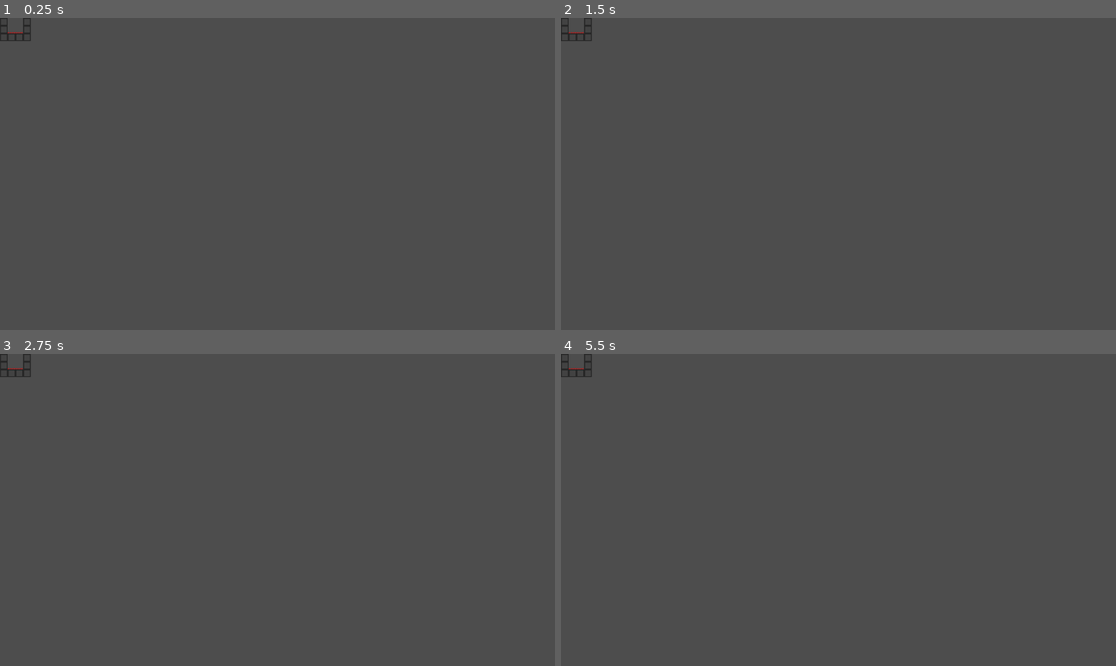
Above: before the commit, frames 1-4 (two rows, left to right).
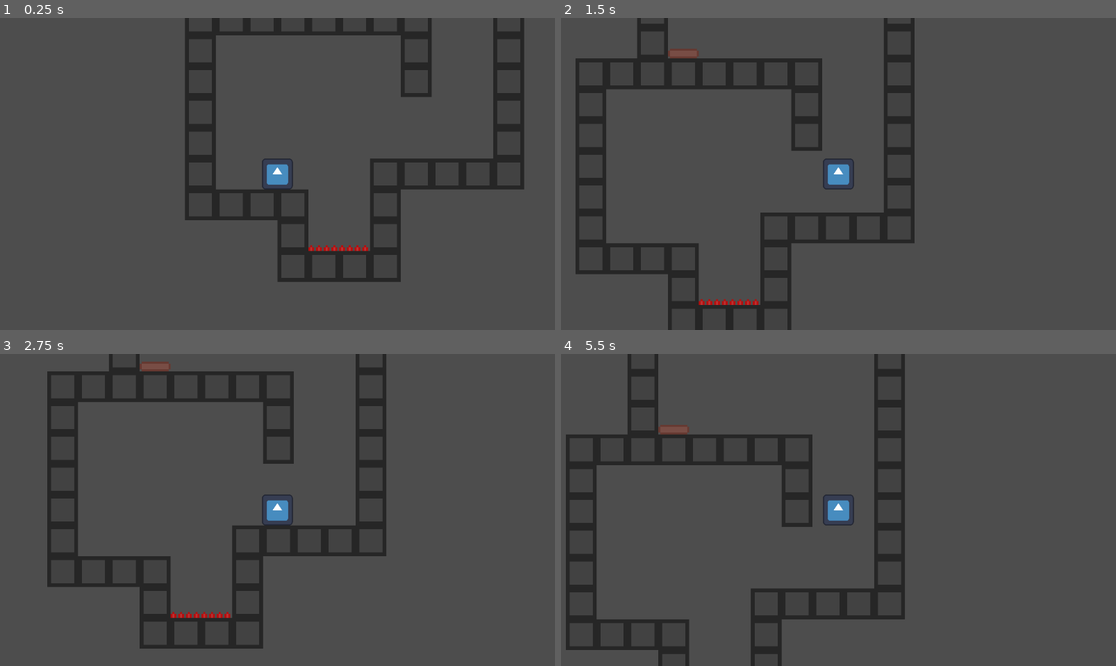
Above: after the commit, the same moments.

Repository: wespd/gmtkgamejam
Game: Godot game, scene res://scenes/game.tscn
Two runs of this game, one before a commit and one after it. Both use one fixed random seed, a clock stepped at 60 frames per second and the inputs below. The engine's default icon, where the game draws it, is replaced by a stand-in: a white triangle on a blue panel in a dark square.
Inputs:
- Up to frame 1 (0.25 s): no input
- Up to frame 2 (1.5 s): tap Enter at 0.5 s; hold D (move_right) from 0.53 s (still down); tap Space (jump) at 0.6, 0.77, 1.07, 1.35 s
- Up to frame 3 (2.75 s): tap Space (jump) at 1.52, 1.82, 2.1 s; release D (move_right) at 2.03 s; hold A (move_left) from 2.03 s (still down)
- Up to frame 4 (5.5 s): release A (move_left) at 2.78 s; hold D (move_right) 2.78-4.28 s; tap Space (jump) at 2.85, 3.02, 3.32, 3.6, 3.77, 4.07, 4.35, 4.52, 4.82, 5.1 s; hold A (move_left) 4.28-5.03 s; hold D (move_right) from 5.03 s (still down)

The runs differ from the first frame. In frame 1, 8.5% of the frame differs, in the area x 0-95%, y 0-85%; in frame 2, 9.6%, in the area x 0-64%, y 0-100%; in frame 3, 9.6%; in frame 4, 9.2%.

Commit message:
Add event bus and player respawn logic
Introduces an EventBus autoload with a player_death signal and connects it to respawn logic in the new game.gd script. Updates game and player scenes to support respawn and wall jump mechanics, adds hurtbox and cooldown timer to player, and refactors player.gd to implement wall jump, friction, and improved movement calculations.

Diff:
--- a/gmtk-2025/project.godot
+++ b/gmtk-2025/project.godot
@@ -14,6 +14,10 @@
 run/main_scene="uid://bscflq5uiabvg"
 config/features=PackedStringArray("4.4", "Forward Plus")
 config/icon="res://icon.svg"
+
+[autoload]
+
+EventBus="*res://scripts/event_bus.gd"
 
 [input]
 
--- a/gmtk-2025/scenes/game.tscn
+++ b/gmtk-2025/scenes/game.tscn
@@ -1,5 +1,6 @@
-[gd_scene load_steps=5 format=4 uid="uid://bscflq5uiabvg"]
+[gd_scene load_steps=6 format=4 uid="uid://bscflq5uiabvg"]
 
+[ext_resource type="Script" uid="uid://1frpvv11paxd" path="res://scripts/game.gd" id="1_lnu2h"]
 [ext_resource type="Texture2D" uid="uid://cmhkvdptthx0f" path="res://Sprites/Test_tilemap.png" id="1_lsern"]
 [ext_resource type="PackedScene" uid="uid://dblfe5fohidmp" path="res://scenes/player.tscn" id="2_yqjtg"]
 
@@ -21,10 +22,14 @@
 
 [sub_resource type="TileSet" id="TileSet_we5ph"]
 physics_layer_0/collision_layer = 1
-physics_layer_1/collision_layer = 1
+physics_layer_1/collision_layer = 2
+physics_layer_1/collision_mask = 2
 sources/0 = SubResource("TileSetAtlasSource_33adx")
 
-[node name="game" type="Node2D"]
+[node name="game" type="Node2D" node_paths=PackedStringArray("player_respawn_location", "player")]
+script = ExtResource("1_lnu2h")
+player_respawn_location = NodePath("Node2D")
+player = NodePath("player")
 
 [node name="TileMapLayer" type="TileMapLayer" parent="."]
 tile_map_data = PackedByteArray("AAAAAAAAAAAAAAAAAAD//wAAAAAAAAAAAAD+/wAAAAAAAAAAAAD9/wAAAAAAAAAAAAD9////AAAAAAAAAAD9// …(1152 unchanged characters)…
@@ -32,3 +37,15 @@
 
 [node name="player" parent="." instance=ExtResource("2_yqjtg")]
 position = Vector2(0, -8)
+jump_accent_frames = 20
+jump_deccent_frames = 15
+wall_jump_input_lock_frames = 15
+jump_hieght_relative_to_player_height = 2.0
+wall_jump_horizontal_multiplier = 2.0
+wall_jump_vertical_multiplier = 0.6
+
+[node name="Camera2D" type="Camera2D" parent="player"]
+zoom = Vector2(4, 4)
+
+[node name="Node2D" type="Node2D" parent="."]
+position = Vector2(0, -8)
--- a/gmtk-2025/scenes/player.tscn
+++ b/gmtk-2025/scenes/player.tscn
@@ -6,8 +6,13 @@
 [sub_resource type="RectangleShape2D" id="RectangleShape2D_g2els"]
 size = Vector2(16, 16)
 
+[sub_resource type="RectangleShape2D" id="RectangleShape2D_qhqgy"]
+size = Vector2(16, 16)
+
 [node name="player" type="CharacterBody2D"]
 script = ExtResource("1_g2els")
+wall_jump_horizontal_multiplier = 0.5
+wall_jump_vertical_multiplier = 0.4
 
 [node name="Sprite2D" type="Sprite2D" parent="."]
 scale = Vector2(0.125, 0.125)
@@ -15,3 +20,12 @@
 
 [node name="CollisionShape2D" type="CollisionShape2D" parent="."]
 shape = SubResource("RectangleShape2D_g2els")
+
+[node name="Hurtbox" type="Area2D" parent="."]
+collision_layer = 2
+collision_mask = 2
+
+[node name="CollisionShape2D" type="CollisionShape2D" parent="Hurtbox"]
+shape = SubResource("RectangleShape2D_qhqgy")
+
+[node name="WallJumpCooldownTimer" type="Timer" parent="."]
--- /dev/null
+++ b/gmtk-2025/scripts/event_bus.gd
@@ -0,0 +1,3 @@
+extends Node
+
+signal player_death
--- /dev/null
+++ b/gmtk-2025/scripts/game.gd
@@ -0,0 +1,11 @@
+extends Node2D
+
+@export var player_respawn_location : Node2D
+@export var player : Node2D
+
+func _ready():
+	EventBus.player_death.connect(respawn_player)
+
+
+func respawn_player():
+	player.position = player_respawn_location.position
--- a/gmtk-2025/scripts/player.gd
+++ b/gmtk-2025/scripts/player.gd
@@ -20,7 +20,7 @@
 
 enum FrameDataType
 {
-	COYOTE_JUMP, INPUT_BUFFER, DASH_WIND_UP, WALL_JUMP_LOCK
+	COYOTE_JUMP, INPUT_BUFFER, DASH_WIND_UP, WALL_JUMP_LOCK, COYOTE_WALL_JUMP
 }
 
 ##constants for horizontal movement
@@ -32,16 +32,26 @@
 var gravity_snap_multiplier : float
 
 var current_frame_data : Array[int] = []
+var left_wall_jump_ray_casts : Array[RayCast2D] = []
+var right_wall_jump_ray_casts : Array[RayCast2D] = []
+
+var wall_jump_direction : float = 0
 
 var current_horizontal_movement : float
 
 var can_input : bool = true
 var can_move : bool = true
 
+@onready var hurtbox = $Hurtbox
+@onready var wall_jump_cooldown_timer = $WallJumpCooldownTimer
+
 
 func _ready():
 	initialize_constants()
 	initialize_frame_data()
+	initialize_ray_casts(3)
+	hurtbox.body_entered.connect(on_hit)
+	wall_jump_cooldown_timer.timeout.connect(on_wall_jump_complete)
 	#connect to any relevent signals
 
 
@@ -50,18 +60,25 @@
 	handle_inputs()
 	handle_jump(delta)
 	handle_movement(delta)
+	handle_wall_jump()
 	handle_friction(delta)
+	move_and_slide()
 
 
 func initialize_constants():
-	acceleration_speed = max_speed / acceleration_frames
-	deacceleration_speed = max_speed / deacceleration_frames
+	acceleration_speed = max_speed / (float(acceleration_frames) / 60 )
+	deacceleration_speed = max_speed / (float(deacceleration_frames) / 60 )
+	print(acceleration_speed)
+	print(deacceleration_speed)
 
-	initial_jump_velocity = 2 * jump_hieght_relative_to_player_height * DIMENSIONS.y / jump_accent_frames
-	acceleration_due_to_gravity = 2 * jump_hieght_relative_to_player_height * DIMENSIONS.y / pow(jump_accent_frames, 2)
+	initial_jump_velocity = 2 * jump_hieght_relative_to_player_height * DIMENSIONS.y / (float(jump_accent_frames) / 60)
+	print(initial_jump_velocity)
+	acceleration_due_to_gravity = 2 * jump_hieght_relative_to_player_height * DIMENSIONS.y / pow(float(jump_accent_frames) / 60, 2)
+	print(acceleration_due_to_gravity)
 
-	var decent_acel = 2 * jump_hieght_relative_to_player_height * DIMENSIONS.y / pow(jump_deccent_frames, 2)
+	var decent_acel = 2 * jump_hieght_relative_to_player_height * DIMENSIONS.y / pow(float(jump_deccent_frames) / 60.0, 2)
 	gravity_snap_multiplier = decent_acel / acceleration_due_to_gravity
+	print(gravity_snap_multiplier)
 
 func initialize_frame_data():
 	for type in FrameDataType.keys():
@@ -70,19 +87,38 @@
 	current_frame_data[FrameDataType.INPUT_BUFFER] = input_buffer_frames
 	current_frame_data[FrameDataType.COYOTE_JUMP] = coyote_jump_frames
 	current_frame_data[FrameDataType.WALL_JUMP_LOCK] = wall_jump_input_lock_frames
+	current_frame_data[FrameDataType.COYOTE_WALL_JUMP] = coyote_jump_frames
+
+func initialize_ray_casts(amount : int):
+	var increment : float = DIMENSIONS.y / (amount - 1)
+	for i in amount:
+		var raycast := RayCast2D.new()
+		raycast.position.y = DIMENSIONS.y/2 - increment * i
+		raycast.target_position = Vector2(DIMENSIONS.x/2 + 0.5, 0)
+		self.add_child(raycast)
+		right_wall_jump_ray_casts.append(raycast)
+
+		raycast = RayCast2D.new()
+		raycast.position.y = DIMENSIONS.y/2 - increment * i
+		raycast.target_position = Vector2(-DIMENSIONS.x/2 - 0.5, 0)
+		self.add_child(raycast)
+		left_wall_jump_ray_casts.append(raycast)
+
 
 func increment_frame_data():
 	current_frame_data[FrameDataType.INPUT_BUFFER] += 1
 	current_frame_data[FrameDataType.COYOTE_JUMP] += 1
+	current_frame_data[FrameDataType.COYOTE_WALL_JUMP] += 1
 	current_frame_data[FrameDataType.WALL_JUMP_LOCK] += 1
 
 func handle_inputs():
-	if not can_input:
+	if not can_input or not can_move:
 		current_horizontal_movement = 0
 		return
 	current_horizontal_movement = Input.get_axis("move_left", "move_right")
 	if Input.is_action_just_pressed("jump"):
 		current_frame_data[FrameDataType.INPUT_BUFFER] = 0
+		print("jump key pressed!")
 
 
 
@@ -92,17 +128,66 @@
 	if not can_move:
 		return
 
-	velocity.y += acceleration_due_to_gravity * delta * 1 if velocity.y < 0 else gravity_snap_multiplier
+	velocity.y += acceleration_due_to_gravity * delta * (1 if velocity.y < 0 else gravity_snap_multiplier)
 
 	if not can_input:
 		return
 
 	if current_frame_data[FrameDataType.COYOTE_JUMP] < coyote_jump_frames and current_frame_data[FrameDataType.INPUT_BUFFER]  < input_buffer_frames:
-		velocity.y -= initial_jump_velocity
+		velocity.y = -initial_jump_velocity
+		current_frame_data[FrameDataType.COYOTE_JUMP] = coyote_jump_frames
+		current_frame_data[FrameDataType.INPUT_BUFFER]  = input_buffer_frames
 
 
 func handle_movement(delta : float):
-	pass
+	var direction = velocity.abs().x / velocity.x
+	velocity.x += current_horizontal_movement * (acceleration_speed if direction > 0 else deacceleration_speed) * delta
+	if absf(velocity.x) > max_speed:
+		velocity.x = max_speed * direction
+
+func handle_wall_jump():
+	if not can_input or not can_move:
+		return
+
+
+	for raycast in left_wall_jump_ray_casts:
+		if raycast.is_colliding():
+			current_frame_data[FrameDataType.COYOTE_WALL_JUMP] = 0
+			wall_jump_direction = -1
+	for raycast in right_wall_jump_ray_casts:
+		if raycast.is_colliding():
+			current_frame_data[FrameDataType.COYOTE_WALL_JUMP] = 0
+			wall_jump_direction = 1
+
+	if current_frame_data[FrameDataType.COYOTE_WALL_JUMP] < coyote_jump_frames and current_frame_data[FrameDataType.INPUT_BUFFER] < input_buffer_frames and not is_on_floor():
+		velocity.x = max_speed * wall_jump_horizontal_multiplier * -wall_jump_direction
+		velocity.y = -initial_jump_velocity * wall_jump_vertical_multiplier
+		current_frame_data[FrameDataType.COYOTE_WALL_JUMP] = coyote_jump_frames
+		current_frame_data[FrameDataType.INPUT_BUFFER] = input_buffer_frames
+		can_input = false
+		wall_jump_cooldown_timer.start(float(wall_jump_input_lock_frames) / 60)
+
+
+
+
+
+
 
 func handle_friction(delta : float):
-	pass
+	if current_horizontal_movement != 0.0 or velocity.x == 0 or not can_input:
+		return
+
+	var direction = velocity.abs().x / velocity.x
+	var amount = deacceleration_speed * delta * direction
+	if velocity.abs().x - absf(amount) > 0:
+		velocity.x -= deacceleration_speed * delta * direction
+	else:
+		velocity.x = 0
+
+func on_hit(body : Node2D):
+	EventBus.player_death.emit()
+	velocity = Vector2.ZERO
+
+
+func on_wall_jump_complete():
+	can_input = true
Not shown: 1 places in gmtk-2025/scenes/player.tscn that only renumber resources
Not shown, added: gmtk-2025/scripts/event_bus.gd.uid
Not shown, added: gmtk-2025/scripts/game.gd.uid
Not shown, added: gmtk-2025/scenes/game.tscn9445777502.tmp
